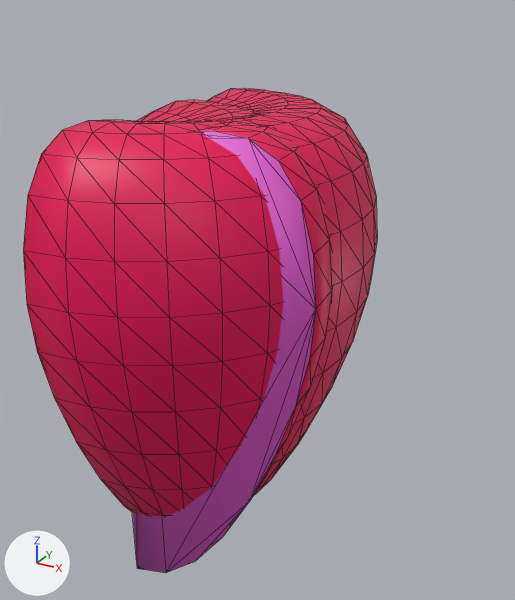
The glTF model public/models/strawberry.glb, before and after one commit.
The view is the same before and after, from a camera (50 mm lens) standing at (0.188, -0.348, 0.212) and looking at (-0.006, 0.004, 0.035). Arrows for +X, +Y and +Z are at lower left; the lights stay in place. The first picture is the older version. Mesh edges are drawn as thin lines. Where no turn or scale is listed for an object, it has been applied to the vertices.

Names of what the first picture shows: 'StrawberryHalf', 'StrawberryQuarter'.
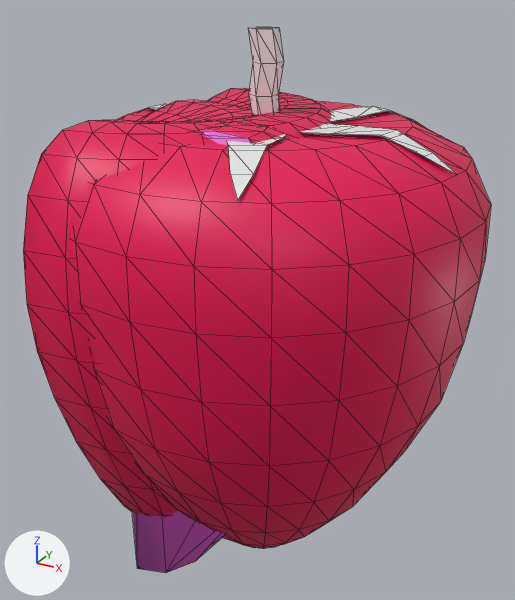
Commit message: feat: Add a whole strawberry with its calyx to the strawberry model

Boxes (x1, y1, x2, y2) around the edits, measured in the pictures (515 x 600 px):
'StrawberryWholeFruit', added (pink): after (70, 101, 491, 549)
'StrawberryWholeLeaves', added: after (140, 27, 455, 200)
'StrawberryHalf', unchanged, covered by the edit: before (23, 88, 377, 516); after (23, 88, 337, 516)
'StrawberryQuarter', unchanged, covered by the edit: before (132, 100, 333, 573); after (132, 100, 288, 573)

The change, as a list of edits to the scene's bpy script:
```text
Add mat_leaf:
    mat_leaf = principled_material('Leaf')
    mat_leaf.base_color = (0.8, 0.8, 0.8)  # white #e7e7e7
Add me_plane_001:
    me_plane_001.from_pydata(...)  # 91 vertices, 96 faces; spans x -0.111..0.111, y -0.099..0.099, z -0.046..0.046
    me_plane_001.materials.append(mat_leaf)  # white #e7e7e7
Add me_sphere_005:
    me_sphere_005.from_pydata(...)  # 266 vertices, 528 faces; spans x -0.124..0.124, y -0.124..0.124, z -0.147..0.147
    me_sphere_005.materials.append(mat_skin)  # pink #e70053
Add ob_strawberrywholeleaves:
    ob_strawberrywholeleaves = bpy.data.objects.new('StrawberryWholeLeaves', me_plane_001)
    ob_strawberrywholeleaves.location = (-0.0005, -0.0047, 0.1457)
Add ob_strawberrywholefruit:
    ob_strawberrywholefruit = bpy.data.objects.new('StrawberryWholeFruit', me_sphere_005)
    ob_strawberrywholefruit.location = (0.0, 0.0, -0.0026)
```
